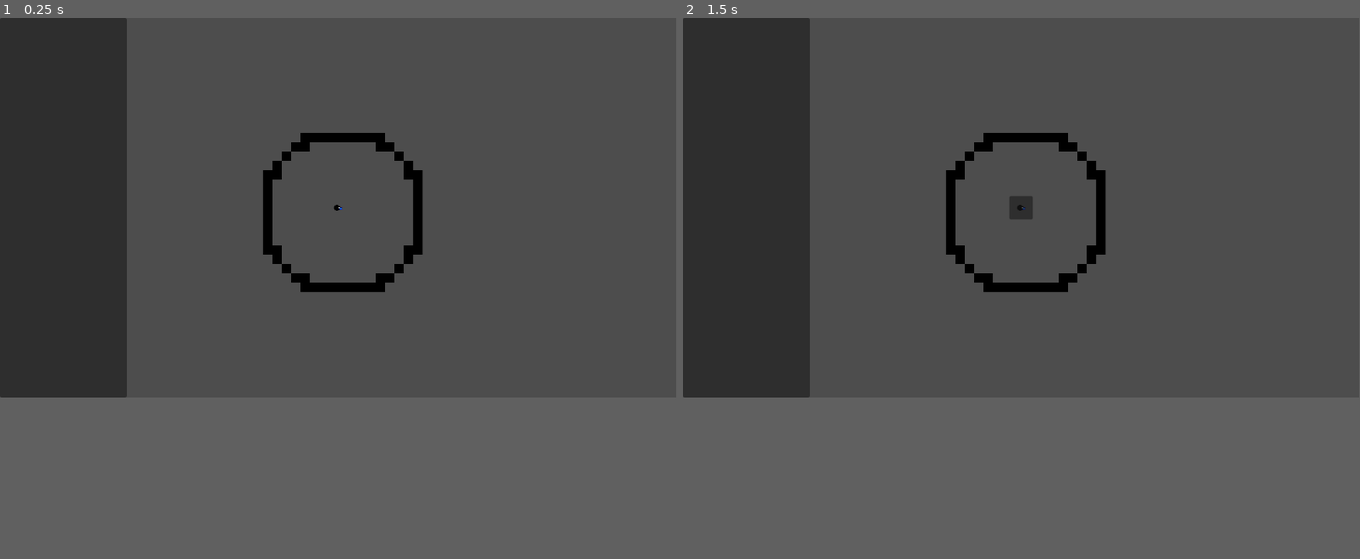
Above: before the commit, frames 1-2 (left to right).
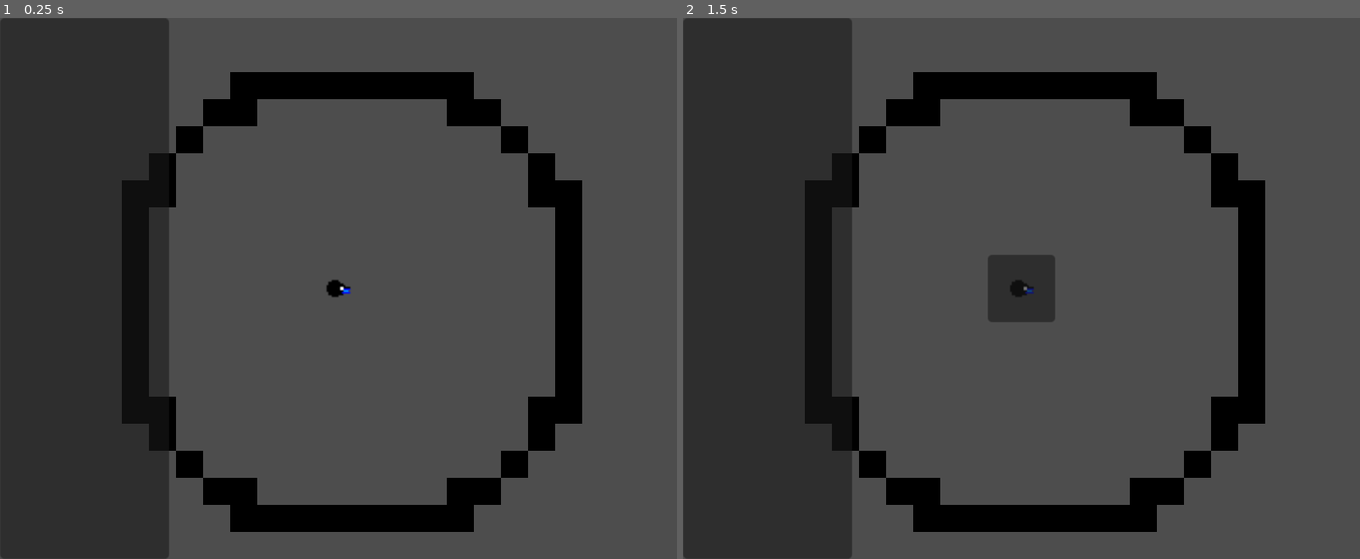
Above: after the commit, the same moments.

Repository: the-alex-g/LD54
Game: Godot game, scene res://world/world.tscn
Same seed, same stepped clock (60 frames per second), same inputs: the game is played once before the commit and once after it.
Inputs:
- Up to frame 1 (0.25 s): no input
- Up to frame 2 (1.5 s): tap Enter at 0.5 s; hold D (right) 0.53-1.28 s; tap B (build) at 0.6, 1.35 s; tap Space at 1.25 s; hold S (down) from 1.28 s (still down)
In our replay, the window is 799x449 before the commit and 800x640 after it. These sizes can differ from the game's own. Grey fills any space a smaller window leaves; there, only what the larger window draws over its background counts as a difference.

The runs differ from the first frame. In frame 1, 22% of the frame differs, in the area x 0-86%, y 0-100%; in frame 2, 23%.

Commit message:
Add resource generation
Constructions spew little particles

Diff:
--- a/project/constructions/construction.gd
+++ b/project/constructions/construction.gd
@@ -3,10 +3,11 @@
 
 enum {ANCHOR_TOP, ANCHOR_BOTTOM, ANCHOR_LEFT, ANCHOR_RIGHT, ANCHOR_SIDE, ANCHOR_ALL}
 
+var anchor : int
 
 func set_anchors(anchors:Array)->void:
 	if anchors.size() > 0:
-		var anchor : int = anchors.pick_random()
+		anchor = anchors.pick_random()
 		match anchor:
 			ANCHOR_TOP:
 				rotation = PI
--- /dev/null
+++ b/project/constructions/generator.gd
@@ -0,0 +1,30 @@
+class_name Generator
+extends Construction
+
+@export var frequency := 1.0
+@export var resources := {
+	"light":0,
+	"chitin":0,
+	"threads":0,
+}
+
+
+func _ready()->void:
+	var timer := Timer.new()
+	add_child(timer)
+	timer.timeout.connect(_on_timer_timeout)
+	timer.start(frequency)
+
+
+func _on_timer_timeout()->void:
+	for resource in resources:
+		for i in resources[resource]:
+			_generate_resource_particle(resource)
+
+
+func _generate_resource_particle(resource_type:String)->void:
+	var particle : ResourceParticle = preload("res://resources/resource_particle.tscn").instantiate()
+	particle.global_position = global_position
+	particle.resource_type = resource_type
+	get_parent().add_child(particle)
+	particle.set_deferred("emitted_from", anchor)
--- a/project/constructions/glowing_algae.gd
+++ /dev/null
@@ -1,11 +0,0 @@
-extends Construction
-
-
-# Called when the node enters the scene tree for the first time.
-func _ready():
-	pass # Replace with function body.
-
-
-# Called every frame. 'delta' is the elapsed time since the previous frame.
-func _process(delta):
-	pass
--- a/project/constructions/glowing_algae.tscn
+++ b/project/constructions/glowing_algae.tscn
@@ -1,11 +1,15 @@
 [gd_scene load_steps=3 format=3 uid="uid://dha8g5ttkq2lu"]
 
-[ext_resource type="Script" path="res://constructions/glowing_algae.gd" id="1_c24ro"]
+[ext_resource type="Script" path="res://constructions/generator.gd" id="1_eygn1"]
 [ext_resource type="Texture2D" uid="uid://c67n0d17h7oyv" path="res://constructions/images/glowing_algae.png" id="2_digay"]
 
 [node name="GlowingAlgae" type="Node2D"]
-script = ExtResource("1_c24ro")
-preferred_anchor = null
+script = ExtResource("1_eygn1")
+resources = {
+"chitin": 0,
+"light": 1,
+"threads": 0
+}
 
 [node name="Sprite2D" type="Sprite2D" parent="."]
 texture = ExtResource("2_digay")
--- a/project/hud/hud.gd
+++ b/project/hud/hud.gd
@@ -5,15 +5,16 @@
 signal build_abort
 
 const CONSTRUCTIONS := [
-	{"name":"Top", "anchors":[Construction.ANCHOR_TOP], "anchors_exclude":[]},
-	{"name":"Bottom", "anchors":[Construction.ANCHOR_BOTTOM], "anchors_exclude":[]},
-	{"name":"Side", "anchors":[Construction.ANCHOR_SIDE], "anchors_exclude":[]},
-	{"name":"Glowing Algae", "anchors":[Construction.ANCHOR_ALL], "anchors_exclude":[], "path":"res://constructions/glowing_algae.tscn"}
+	{"name":"Top", "anchors":[Construction.ANCHOR_TOP], "anchors_exclude":[], "cost":{}},
+	{"name":"Bottom", "anchors":[Construction.ANCHOR_BOTTOM], "anchors_exclude":[], "cost":{"light":1}},
+	{"name":"Side", "anchors":[Construction.ANCHOR_SIDE], "anchors_exclude":[], "cost":{}},
+	{"name":"Glowing Algae", "anchors":[Construction.ANCHOR_ALL], "anchors_exclude":[], "cost":{}, "path":"res://constructions/glowing_algae.tscn"}
 ]
 
 var _build_location := Vector2i.ZERO
 var _build_menu_open := false : set = _set_build_menu_open
 var _anchors := []
+var _resources := {"light":0, "chitin":0, "threads":0,}
 
 @onready var _build_list : ItemList = $Control/BuildList
 @onready var _build_menu : ItemList = $Control/BuildMenu
@@ -34,34 +35,47 @@
 
 	for construction in CONSTRUCTIONS:
 		var can_build_construction := false
-		for anchor in construction.anchors_exclude:
-			match anchor:
-				Construction.ANCHOR_ALL:
-					if anchors.size() > 0:
-						break
-				Construction.ANCHOR_SIDE:
-					if anchors.has(Construction.ANCHOR_LEFT) or anchors.has(Construction.ANCHOR_RIGHT):
-						break
-				_:
-					if anchors.has(anchor):
-						break
-		for anchor in construction.anchors:
-			match anchor:
-				Construction.ANCHOR_ALL:
-					if anchors.size() > 0:
-						can_build_construction = true
-						break
-				Construction.ANCHOR_SIDE:
-					if anchors.has(Construction.ANCHOR_LEFT) or anchors.has(Construction.ANCHOR_RIGHT):
-						can_build_construction = true
-						break
-				_:
-					if anchors.has(anchor):
-						can_build_construction = true
-						break
+
+		if _can_afford_construction(construction.cost):
+			for anchor in construction.anchors_exclude:
+				match anchor:
+					Construction.ANCHOR_ALL:
+						if anchors.size() > 0:
+							break
+					Construction.ANCHOR_SIDE:
+						if anchors.has(Construction.ANCHOR_LEFT) or anchors.has(Construction.ANCHOR_RIGHT):
+							break
+					_:
+						if anchors.has(anchor):
+							break
+			for anchor in construction.anchors:
+				match anchor:
+					Construction.ANCHOR_ALL:
+						if anchors.size() > 0:
+							can_build_construction = true
+							break
+					Construction.ANCHOR_SIDE:
+						if anchors.has(Construction.ANCHOR_LEFT) or anchors.has(Construction.ANCHOR_RIGHT):
+							can_build_construction = true
+							break
+					_:
+						if anchors.has(anchor):
+							can_build_construction = true
+							break
 
 		if can_build_construction:
 			_add_building_to_list(construction)
+
+
+func _can_afford_construction(cost:Dictionary)->bool:
+	var can_afford_construction := true
+
+	for resource in cost:
+		if _resources[resource] < cost[resource]:
+			can_afford_construction = false
+			break
+
+	return can_afford_construction
 
 
 func _add_building_to_list(building:Dictionary)->void:
@@ -74,6 +88,11 @@
 			return construction
 
 	return {}
+
+
+func _spend_resources(cost:Dictionary)->void:
+	for resource in cost:
+		_resources[resource] -= cost[resource]
 
 
 func _set_build_menu_open(value:bool)->void:
@@ -89,12 +108,13 @@
 	_set_build_menu_open(true)
 
 
-func _on_world_update_resources(new_resources:Dictionary)->void:
-	pass # Replace with function body.
+func _on_world_update_resources(resource:String)->void:
+	_resources[resource] += 1
 
 
 func _on_build_menu_item_selected(index:int)->void:
 	var selected_name := _build_menu.get_item_text(index)
 	var selected_info := _get_construction_by_name(selected_name)
-	build.emit(selected_info, _build_location, _anchors)
+	_spend_resources(selected_info.cost)
+	build.emit(selected_info.path, _build_location, _anchors)
 	_set_build_menu_open(false)
--- a/project/hud/hud.tscn
+++ b/project/hud/hud.tscn
@@ -17,7 +17,7 @@
 layout_mode = 1
 anchors_preset = 9
 anchor_bottom = 1.0
-offset_right = 216.0
+offset_right = 100.0
 grow_vertical = 2
 
 [node name="BuildMenu" type="ItemList" parent="Control"]
--- a/project/player/player.gd
+++ b/project/player/player.gd
@@ -1,7 +1,8 @@
 class_name Player
 extends CharacterBody2D
 
-signal build()
+signal build
+signal resource_collected(resource_type)
 
 @export var speed := 150.0
 @export var squish := 1
@@ -50,3 +51,7 @@
 	if x_direction != value:
 		x_direction = value
 		get_tree().create_tween().set_trans(Tween.TRANS_QUAD).tween_property(_sprite, "scale", Vector2(x_direction, 1), 0.5)
+
+
+func collect(resource:String)->void:
+	resource_collected.emit(resource)
--- a/project/player/player.tscn
+++ b/project/player/player.tscn
@@ -7,6 +7,7 @@
 
 [node name="Player" type="CharacterBody2D"]
 script = ExtResource("1_j6b6t")
+speed = 100.0
 
 [node name="CollisionShape2D" type="CollisionShape2D" parent="."]
 shape = SubResource("CircleShape2D_c3mwf")
--- a/project/project.godot
+++ b/project/project.godot
@@ -14,6 +14,12 @@
 run/main_scene="res://world/world.tscn"
 config/features=PackedStringArray("4.1", "Forward Plus")
 config/icon="res://icon.svg"
+
+[display]
+
+window/size/viewport_width=400
+window/size/viewport_height=320
+window/stretch/mode="canvas_items"
 
 [input]
 
--- /dev/null
+++ b/project/resources/resource_particle.gd
@@ -0,0 +1,37 @@
+class_name ResourceParticle
+extends Area2D
+
+@export_enum("light", "chitin", "threads") var resource_type
+@export var lifetime := 5.0
+
+var emitted_from : int
+var _impulse := 8.0 + randf() * 8.0
+var _tilt = TAU / 12 * randf() - PI / 12
+
+
+func _ready()->void:
+	$Timer.start(lifetime)
+
+
+func _process(delta:float)->void:
+	if _impulse > 0.0:
+		match emitted_from:
+			Construction.ANCHOR_BOTTOM:
+				position += Vector2(0, -_impulse * delta).rotated(_tilt)
+			Construction.ANCHOR_TOP:
+				position += Vector2(0, _impulse * delta).rotated(_tilt)
+			Construction.ANCHOR_LEFT:
+				position += Vector2(_impulse * delta, 0).rotated(_tilt)
+			Construction.ANCHOR_RIGHT:
+				position += Vector2(-_impulse * delta, 0).rotated(_tilt)
+		_impulse = lerp(_impulse, 0.0, 0.5 * delta)
+
+
+func _on_body_entered(body:PhysicsBody2D)->void:
+	if body.has_method("collect"):
+		body.collect(resource_type)
+	queue_free()
+
+
+func _on_timer_timeout():
+	queue_free()
--- /dev/null
+++ b/project/resources/resource_particle.tscn
@@ -0,0 +1,18 @@
+[gd_scene load_steps=3 format=3 uid="uid://bt6t0vhri5og3"]
+
+[ext_resource type="Script" path="res://resources/resource_particle.gd" id="1_5enh2"]
+
+[sub_resource type="CircleShape2D" id="CircleShape2D_i0kpf"]
+radius = 2.0
+
+[node name="Resource" type="Area2D"]
+script = ExtResource("1_5enh2")
+
+[node name="CollisionShape2D" type="CollisionShape2D" parent="."]
+shape = SubResource("CircleShape2D_i0kpf")
+
+[node name="Timer" type="Timer" parent="."]
+one_shot = true
+
+[connection signal="body_entered" from="." to="." method="_on_body_entered"]
+[connection signal="timeout" from="Timer" to="." method="_on_timer_timeout"]
--- a/project/world/world.gd
+++ b/project/world/world.gd
@@ -44,17 +44,25 @@
 	_update_build_anchors(_player.global_position)
 
 
+func _build_construction(path:String, location:Vector2i, anchors:Array)->void:
+	var construction : Construction = load(path).instantiate()
+	construction.global_position = _tilemap.map_to_local(location)
+	add_child(construction)
+	construction.call_deferred("set_anchors", anchors)
+
+
 func _on_player_build()->void:
 	open_build_menu.emit()
 
 
-func _on_hud_build(info:Dictionary, location:Vector2i, anchors:Array)->void:
-	var construction : Construction = load(info.path).instantiate()
-	construction.global_position = _tilemap.map_to_local(location)
-	add_child(construction)
-	construction.call_deferred("set_anchors", anchors)
+func _on_hud_build(path:String, location:Vector2i, anchors:Array)->void:
+	_build_construction(path, location, anchors)
 	_player.paused = false
 
 
 func _on_hud_build_abort()->void:
 	_player.paused = false
+
+
+func _on_player_resource_collected(resource_type:String)->void:
+	update_resources.emit(resource_type)
--- a/project/world/world.tscn
+++ b/project/world/world.tscn
@@ -19,15 +19,16 @@
 tile_set = SubResource("TileSet_5ohqq")
 format = 2
 
-[node name="Camera2D" type="Camera2D" parent="."]
-
 [node name="Player" parent="." instance=ExtResource("3_xwo8a")]
 
 [node name="HUD" parent="." instance=ExtResource("4_8figk")]
+
+[node name="Camera2D" type="Camera2D" parent="."]
 
 [connection signal="open_build_menu" from="." to="HUD" method="_on_world_open_build_menu"]
 [connection signal="update_anchors" from="." to="HUD" method="_on_world_update_anchors"]
 [connection signal="update_resources" from="." to="HUD" method="_on_world_update_resources"]
 [connection signal="build" from="Player" to="." method="_on_player_build"]
+[connection signal="resource_collected" from="Player" to="." method="_on_player_resource_collected"]
 [connection signal="build" from="HUD" to="." method="_on_hud_build"]
 [connection signal="build_abort" from="HUD" to="." method="_on_hud_build_abort"]
